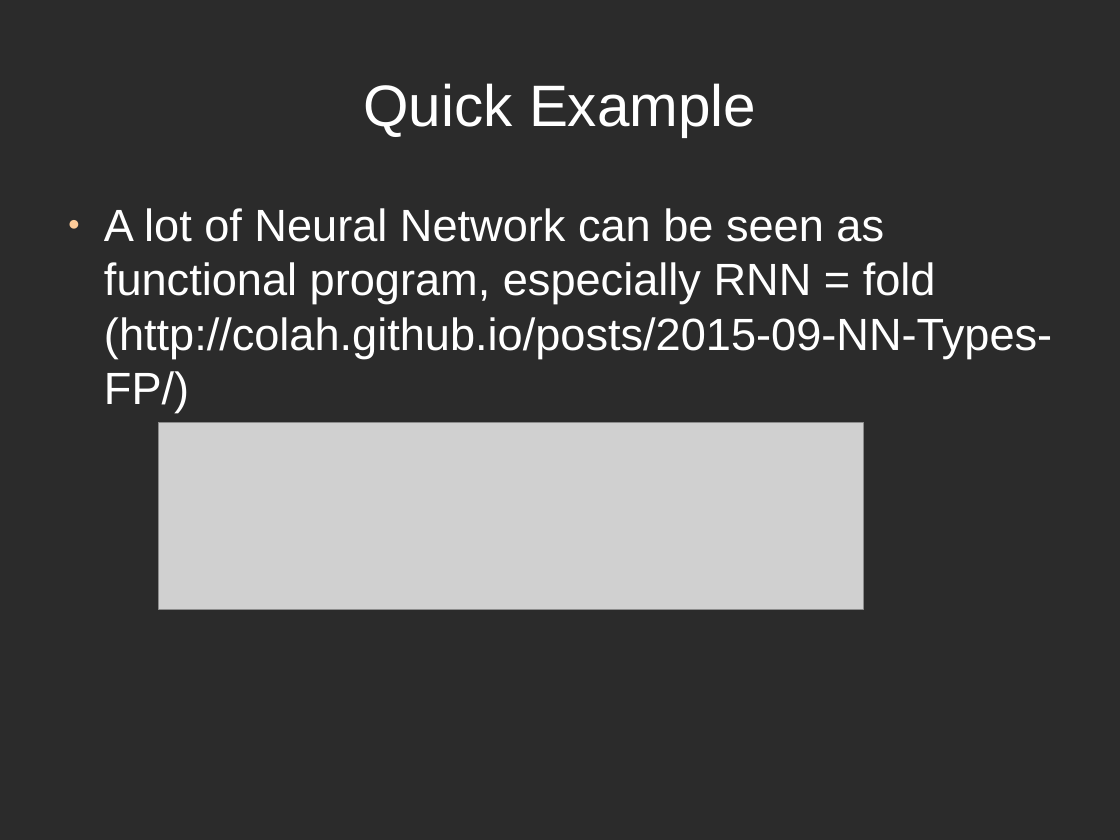
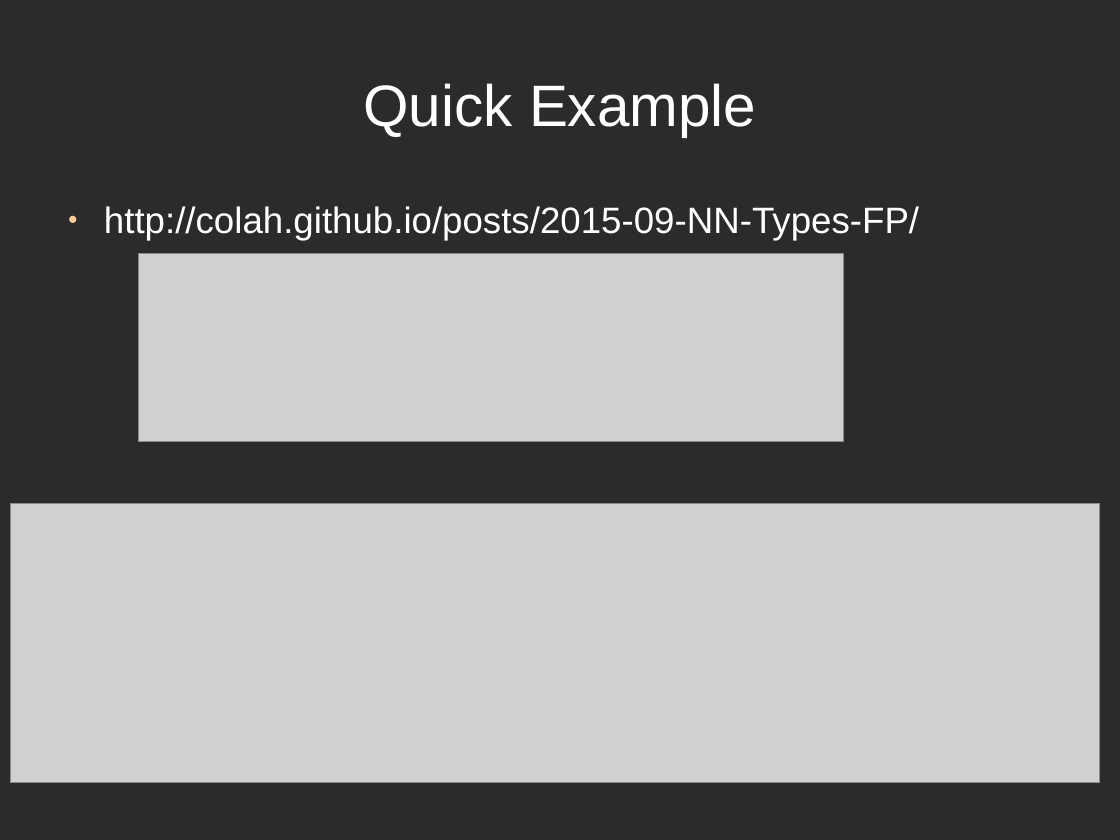
Before and after one commit to ThoughtWorksInc/DeepDarkFantasy, a slide deck: slide 4 of Talk.odp (slide 3 before the commit). Drawn at 1120x840 pixels with LibreOffice and Linux fonts; fonts in the diff are those of the drawing; grey boxes stand for pictures; background and template pictures are left out; a plain dark background stands for a picture behind light text. Boxes give left, top, right and bottom in pixels: in the first picture for what was removed or moved away, otherwise in the second. Text is boxed around its words. In the diff, an @@ line names an element or a change of style, - is before the commit and + after.

```diff
--- a/Talk.odp
+++ b/Talk.odp
@@ text at [104,206,919,240]: text changed; size 32 to 26 pt @@
-● A lot of Neural Network can be seen as functional program, especially RNN = fold (http://colah.github.io/posts/2015-09-NN-Types-FP/)
+● http://colah.github.io/posts/2015-09-NN-Types-FP/
@@ picture added at [138,254,844,441] @@
@@ picture: place and size @@
-picture at [159,423,864,610]
+picture at [10,503,1100,783]
```
Also in this commit, not shown: 17 other slides changed, 1 slide added, 1 slide removed.
